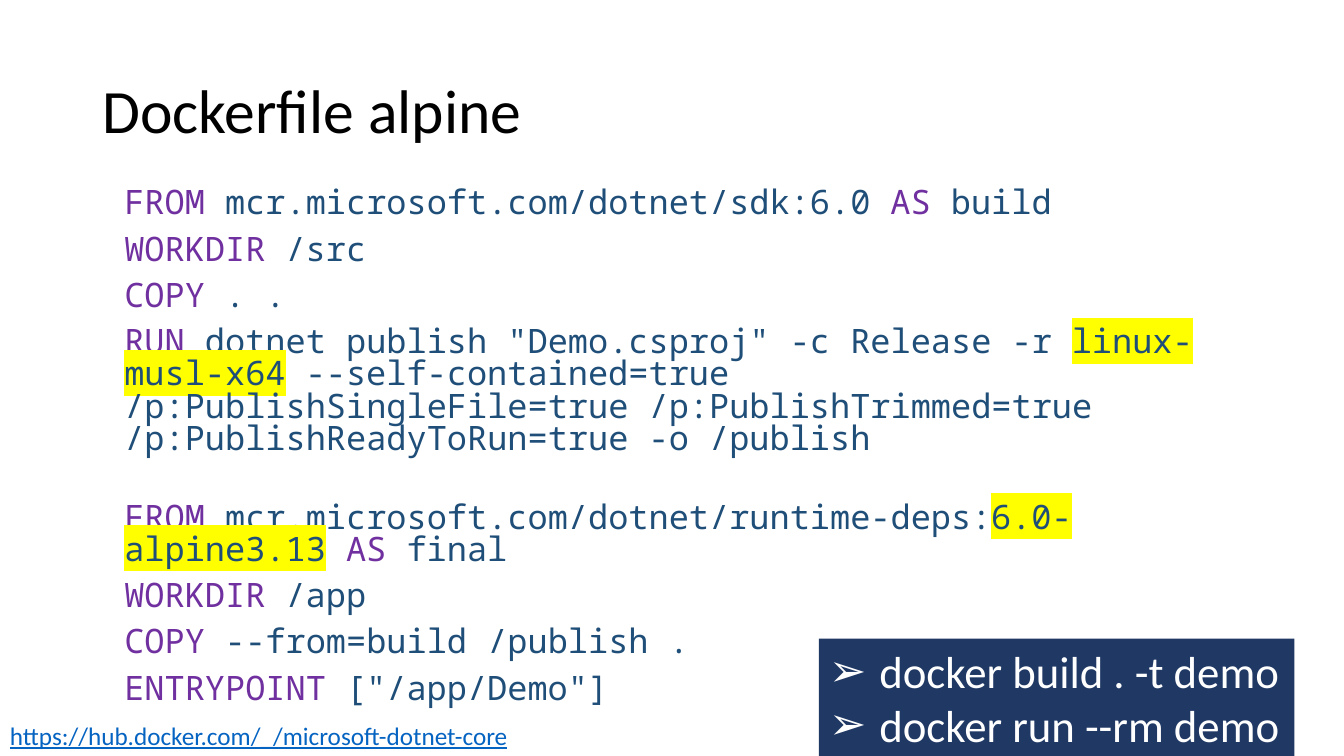
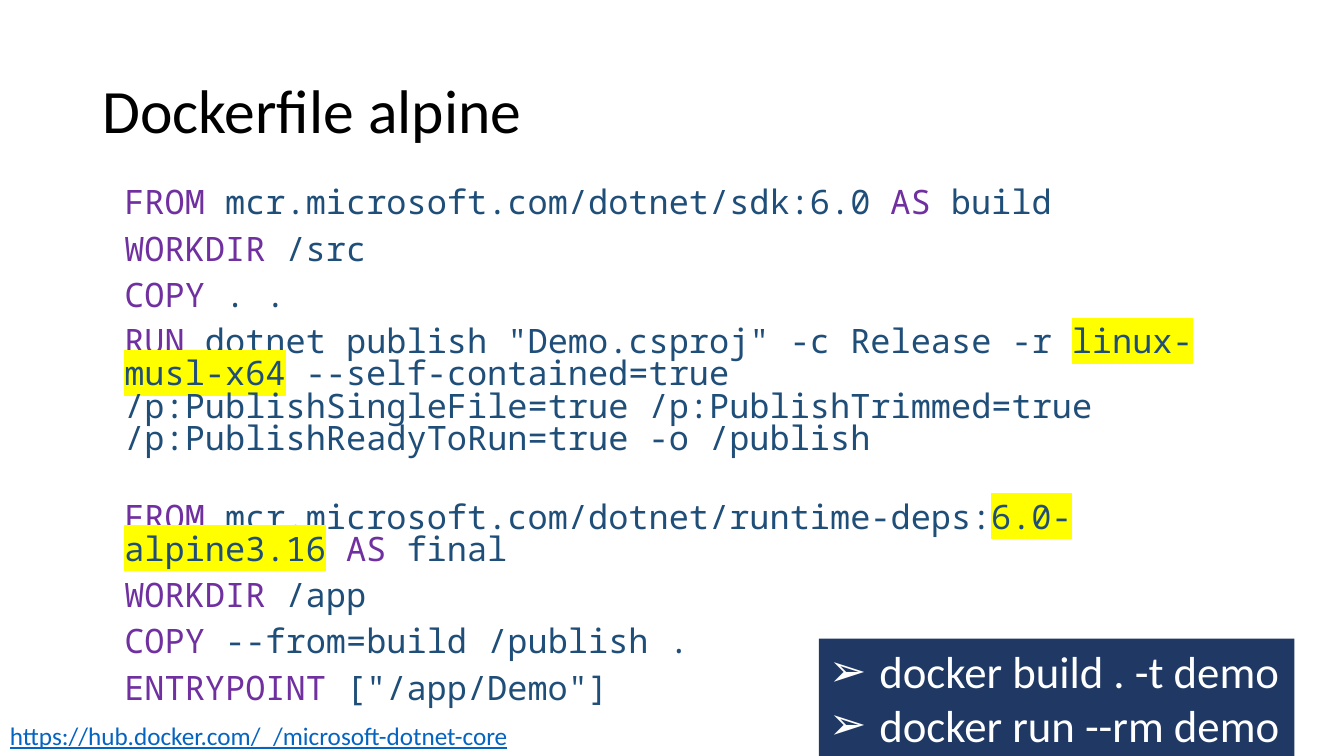
Before and after one commit to guillaume-chervet/course.dotnet, a slide deck: slide 44 of documentations/dotnet6.pptx. Drawn at 1344x756 pixels with LibreOffice and Linux fonts; fonts in the diff are those of the drawing. Boxes give left, top, right and bottom in pixels: in the first picture for what was removed or moved away, otherwise in the second. Text is boxed around its words. In the diff, an @@ line names an element or a change of style, - is before the commit and + after.

```diff
--- a/documentations/dotnet6.pptx
+++ b/documentations/dotnet6.pptx
@@ text at box(124, 497, 1072, 569): text changed @@
-FROM mcr.microsoft.com/dotnet/runtime-deps:6.0-alpine3.13 AS final
+FROM mcr.microsoft.com/dotnet/runtime-deps:6.0-alpine3.16 AS final
```
Also in this commit, not shown: 10 other slides changed, 1 other file.
